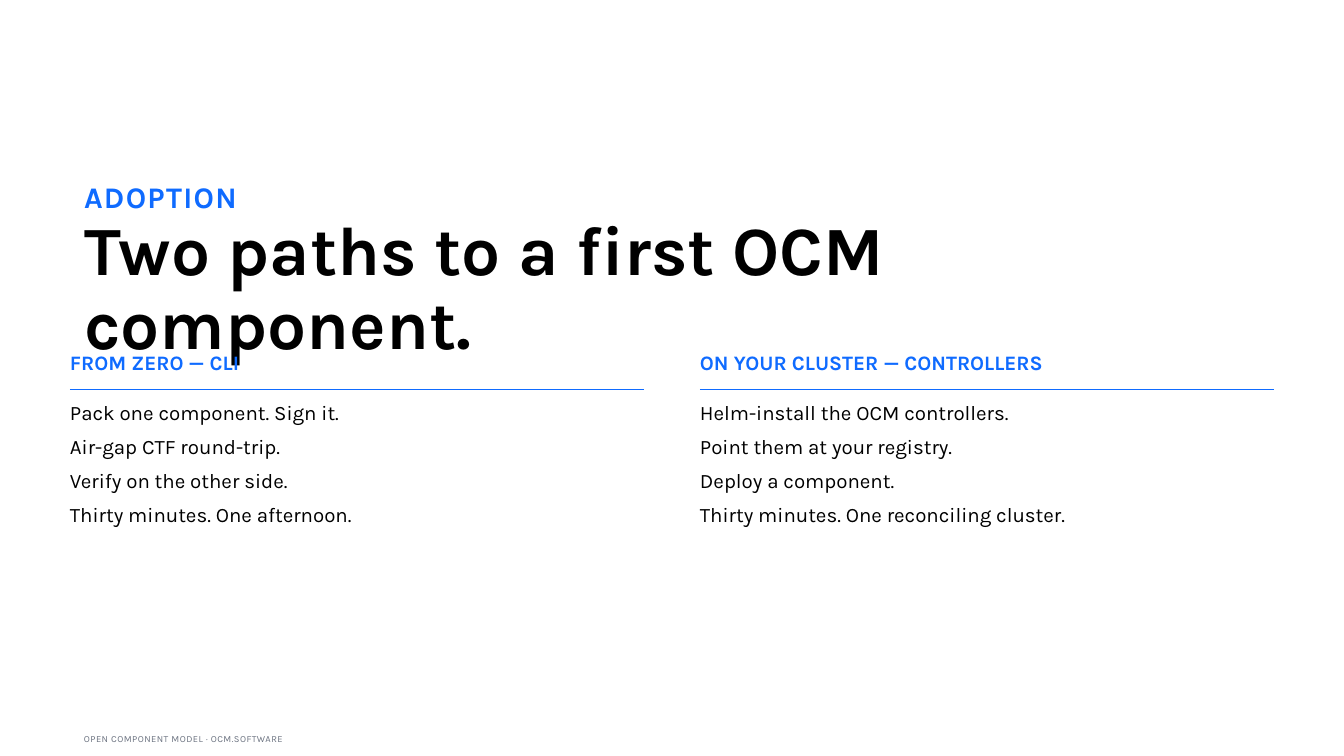
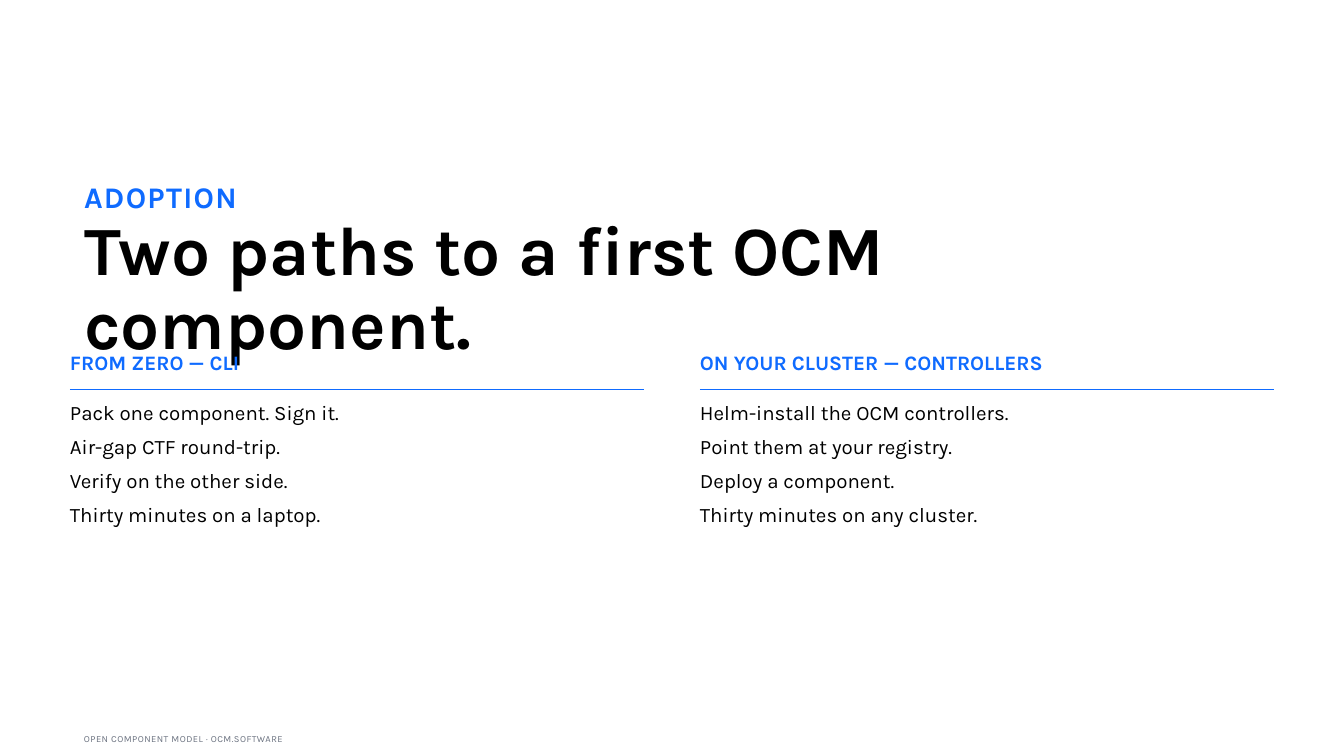
Before and after one commit to morri-son/open-component-model, a slide deck: slide 13 of docs/community/marketing/decks/architect-phase2a/OCM-Story-Architect-External.pptx. Drawn at 1344x756 pixels with LibreOffice and Linux fonts; fonts in the diff are those of the drawing. Boxes give left, top, right and bottom in pixels: in the first picture for what was removed or moved away, otherwise in the second. Text is boxed around its words. In the diff, an @@ line names an element or a change of style, - is before the commit and + after.

```diff
--- a/docs/community/marketing/decks/architect-phase2a/OCM-Story-Architect-External.pptx
+++ b/docs/community/marketing/decks/architect-phase2a/OCM-Story-Architect-External.pptx
@@ text at (x1=70, y1=508, x2=321, y2=527): text changed @@
-Thirty minutes. One afternoon.
+Thirty minutes on a laptop.
@@ text at (x1=700, y1=508, x2=978, y2=527): text changed @@
-Thirty minutes. One reconciling cluster.
+Thirty minutes on any cluster.
```
Also in this commit, not shown: 12 other slides changed, 17 other files.
